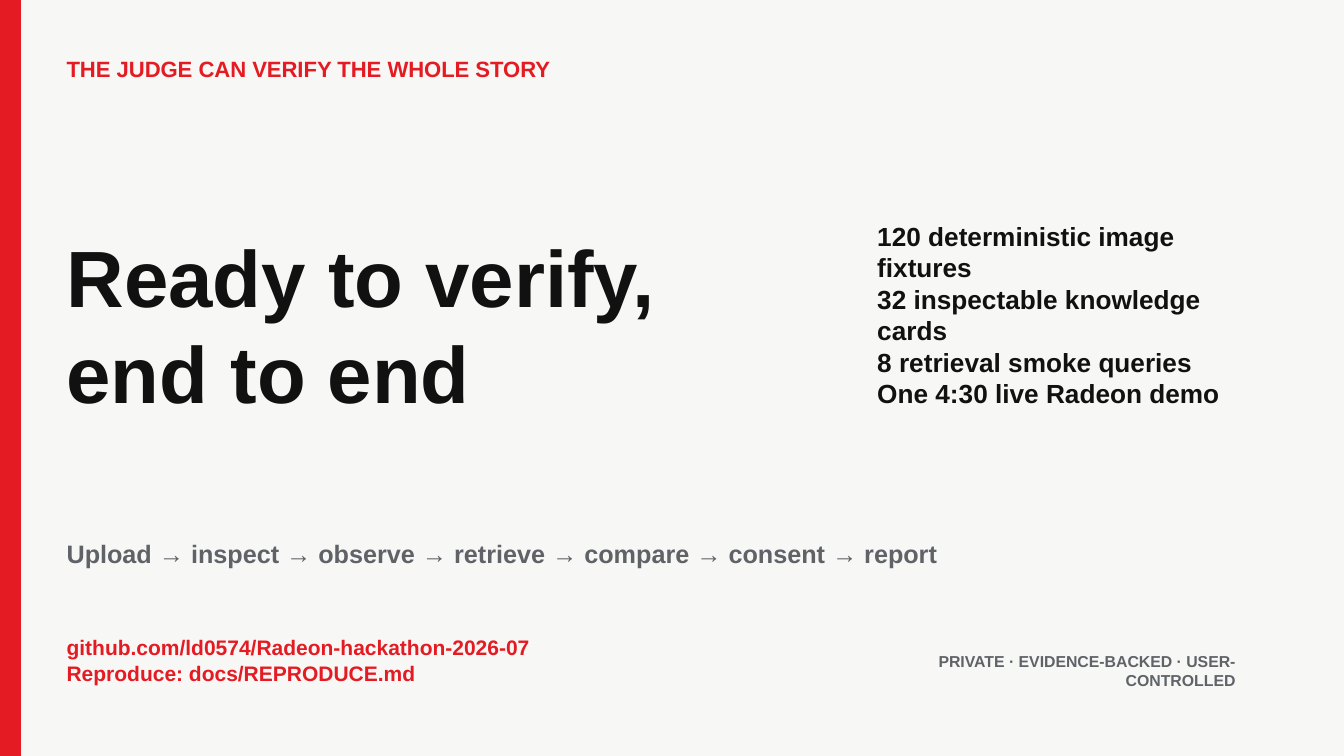
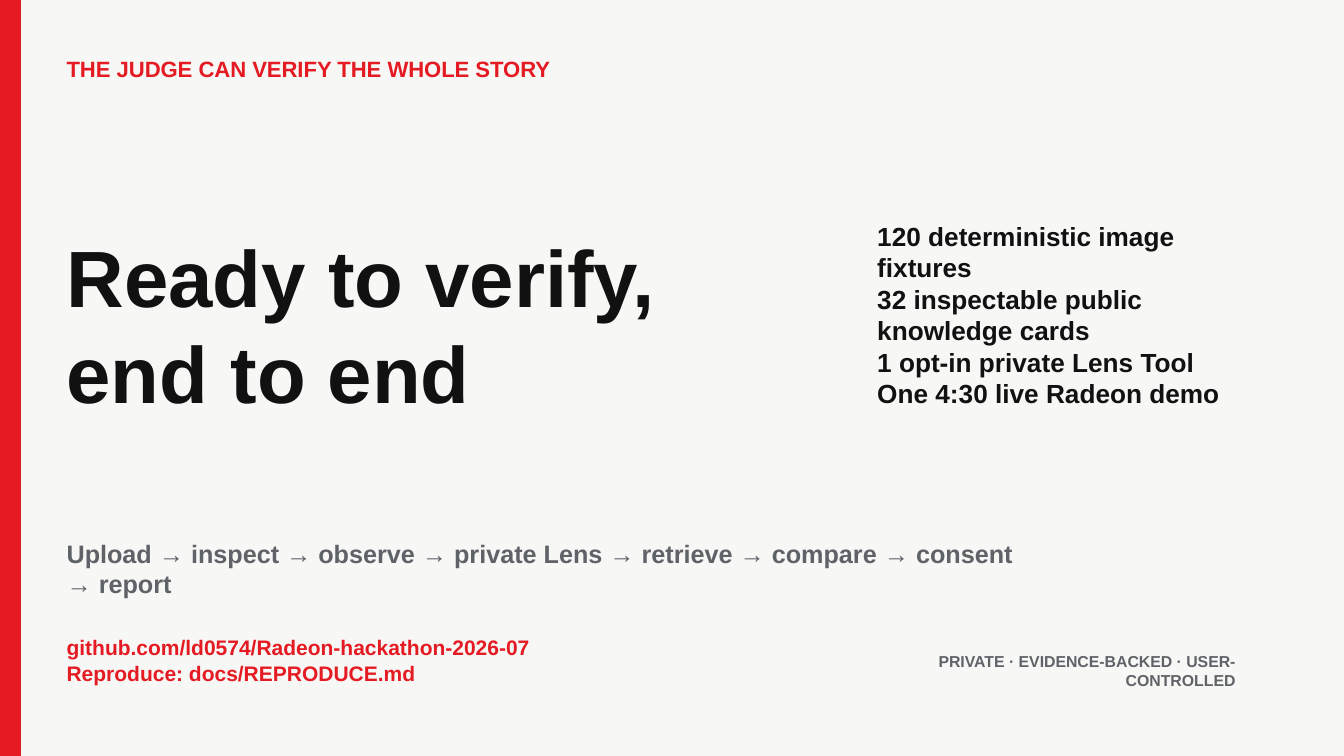
Before and after one commit to ld0574/Radeon-hackathon-2026-07, a slide deck: slide 9 of submission/XiangLens_Track2_Deck.pptx. Drawn at 1344x756 pixels with LibreOffice and Linux fonts; fonts in the diff are those of the drawing. Boxes give left, top, right and bottom in pixels: in the first picture for what was removed or moved away, otherwise in the second. Text is boxed around its words. In the diff, an @@ line names an element or a change of style, - is before the commit and + after.

Commit message:
integrate runtime-only private 108 lens tool

```diff
--- a/submission/XiangLens_Track2_Deck.pptx
+++ b/submission/XiangLens_Track2_Deck.pptx
@@ text at box(877, 290, 1194, 378): text changed @@
-32 inspectable knowledge cards
-8 retrieval smoke queries
+32 inspectable public knowledge cards
+1 opt-in private Lens Tool
@@ text at box(67, 545, 1013, 598): text changed @@
-Upload → inspect → observe → retrieve → compare → consent → report
+Upload → inspect → observe → private Lens → retrieve → compare → consent → report
```
Also in this commit, not shown: 5 other slides changed, 23 other files.
